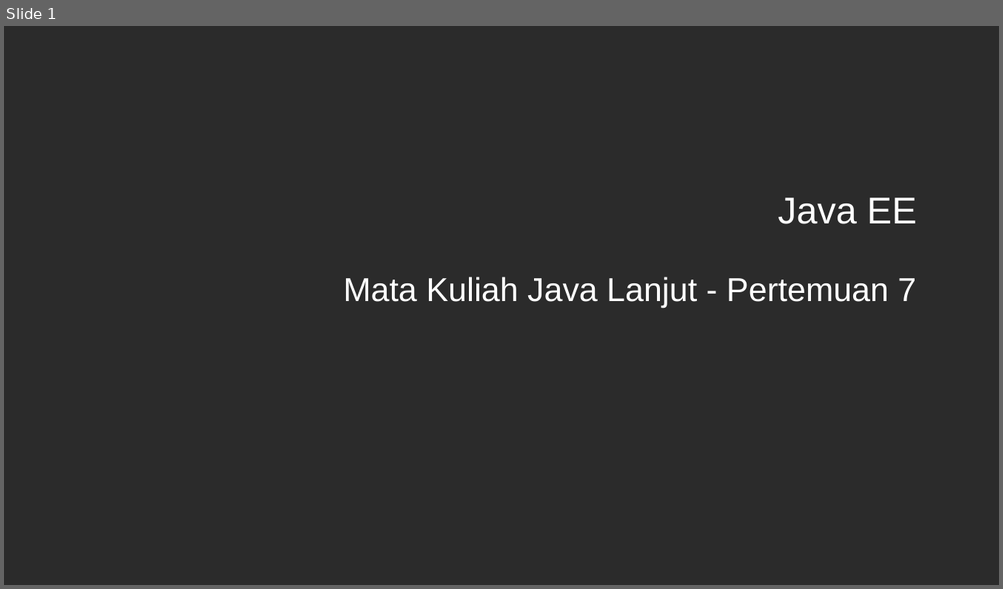
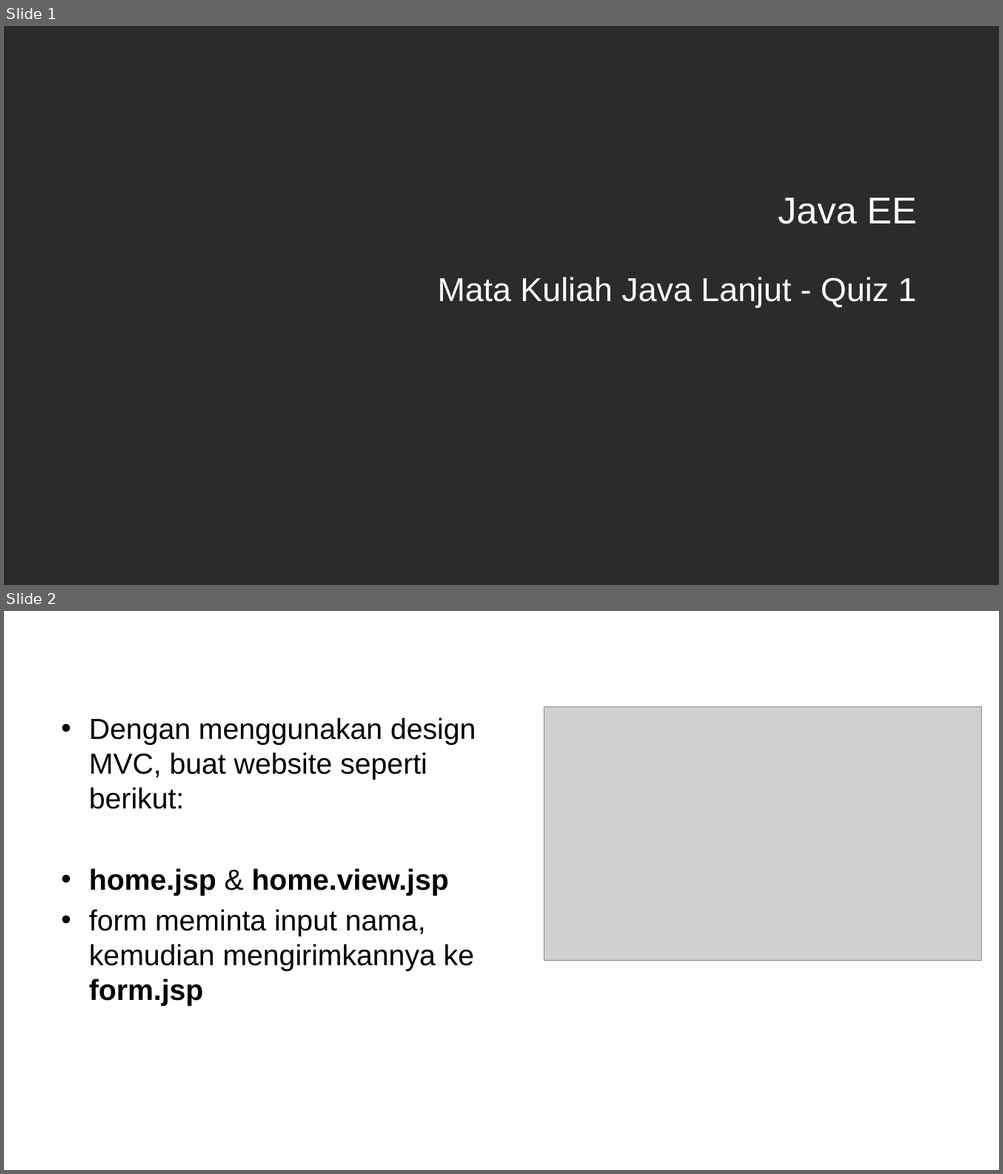
Before and after one commit to ruang-belajar/java-ee, a slide deck: docs/res/Java EE - Pertemuan 7.pptx. Shown one above the other, each under a label of ours: slide 1 before the commit, slides 1 and 2 after it. The pictures are 1003x589 and 1003x1174 pixels, drawn with LibreOffice and Linux fonts; fonts in the diff are those of the drawing; grey boxes stand for pictures; background and template pictures are left out; a plain dark background stands for a picture behind light text. Boxes give left, top, right and bottom in pixels: in the first picture for what was removed or moved away, otherwise in the second. Text is boxed around its words. In the diff, an @@ line names an element or a change of style, - is before the commit and + after.

```diff
--- a/docs/res/Java EE - Pertemuan 7.pptx
+++ b/docs/res/Java EE - Pertemuan 7.pptx
@@ slide 2 added at box(4, 611, 999, 1170), background picture (left out) @@
@@ title added at box(54, 627, 949, 675), 36 pt, text #FFFFFF @@
+Quiz 1
@@ text added at box(89, 718, 475, 1006), 28 pt, text #000000 @@
+• Dengan menggunakan design MVC, buat website seperti berikut:
+• home.jsp & home.view.jsp
+• form meminta input nama, kemudian mengirimkannya ke form.jsp
@@ picture added at box(544, 706, 982, 961) @@
@@ slide 1 changed as well @@
@@ subtitle at box(438, 277, 916, 308): text changed @@
-Mata Kuliah Java Lanjut - Pertemuan 7
+Mata Kuliah Java Lanjut - Quiz 1
```
Also in this commit, not shown: 2 other slides added, 14 slides removed, 4 other files.
